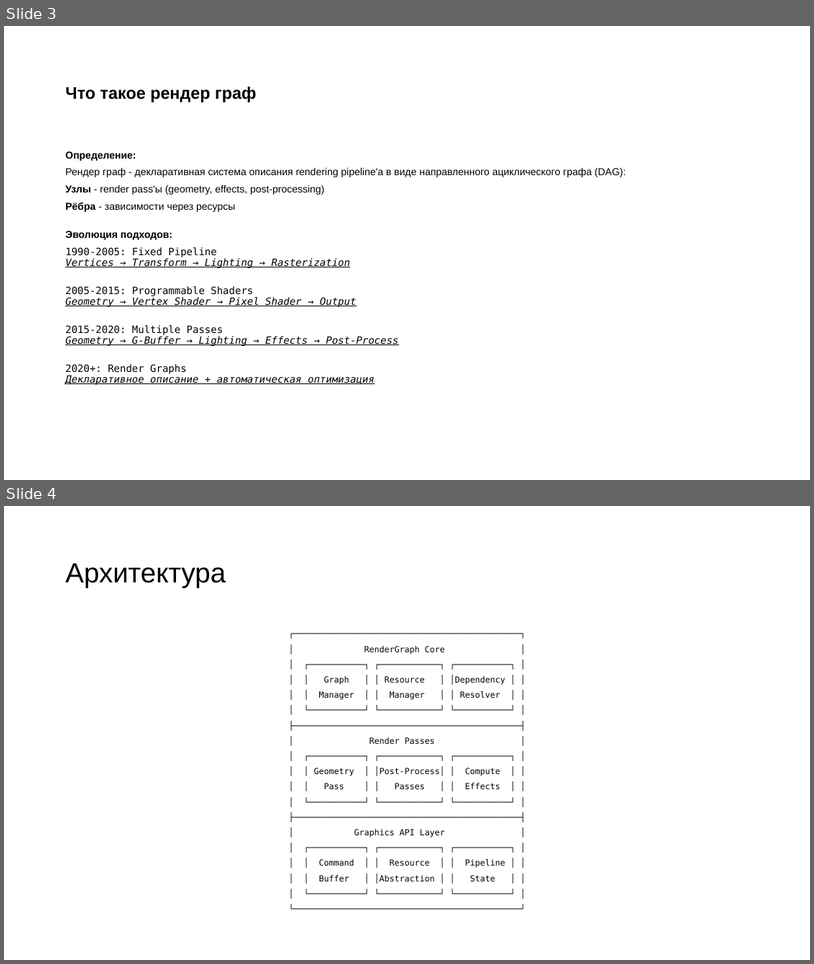
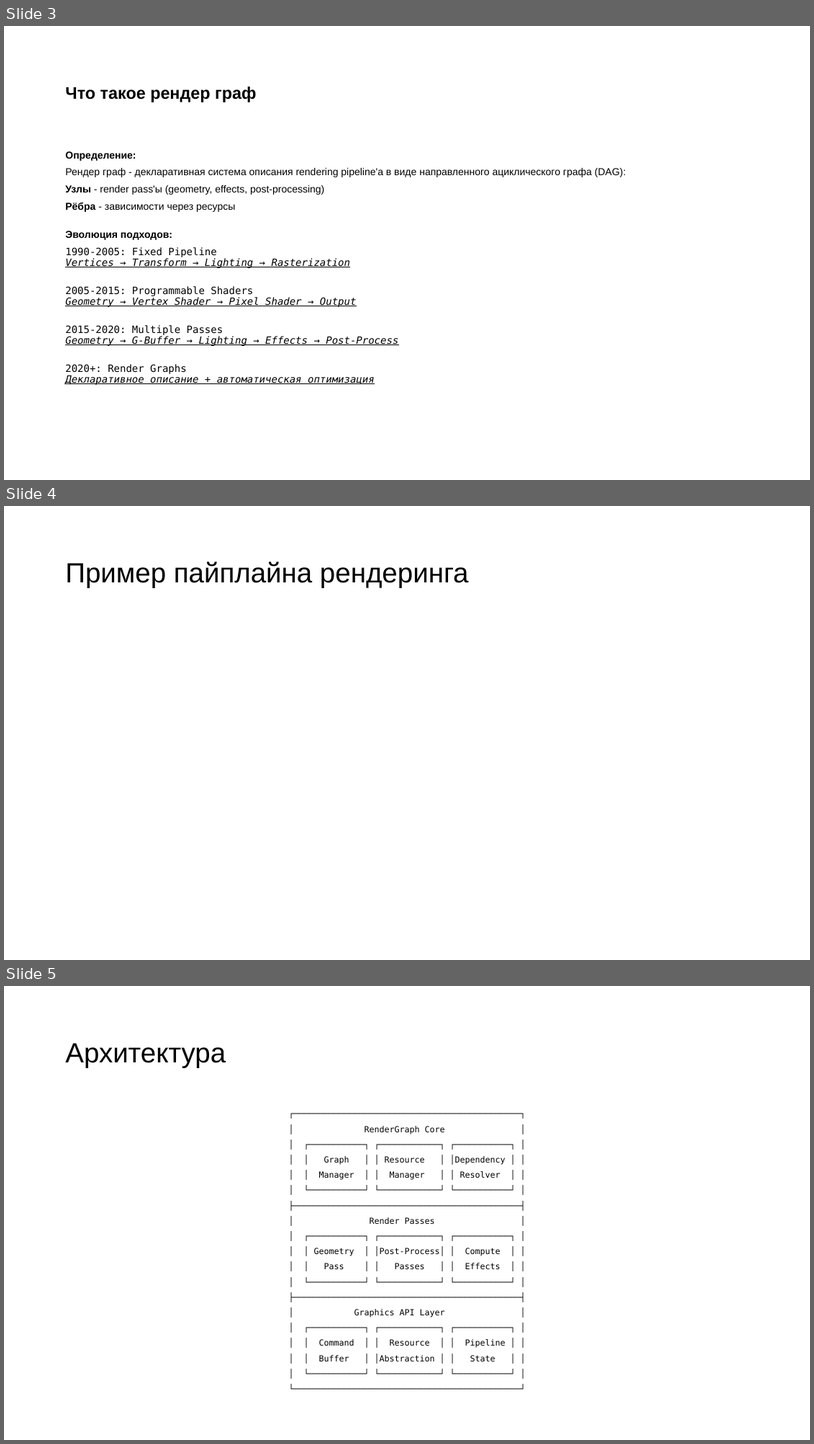
Before and after one commit to Plasmat1x/RenderGraph, a slide deck: doc/Presentation/RenderGraph.pptx. Shown one above the other, each under a label of ours: slides 3 and 4 before the commit, slides 3, 4 and 5 after it. The pictures are 814x964 and 814x1444 pixels, drawn with LibreOffice and Linux fonts; fonts in the diff are those of the drawing. Boxes give left, top, right and bottom in pixels: in the first picture for what was removed or moved away, otherwise in the second. Text is boxed around its words. In the diff, an @@ line names an element or a change of style, - is before the commit and + after.

```diff
--- a/doc/Presentation/RenderGraph.pptx
+++ b/doc/Presentation/RenderGraph.pptx
@@ slide 4 added at (4, 506, 810, 960), background #FFFFFF @@
@@ title added at (65, 561, 469, 588), 33 pt, text #000000 @@
+Пример пайплайна рендеринга
@@ what was slide 4 is now slide 5 @@
```
Also in this commit, not shown: 3 other files.
